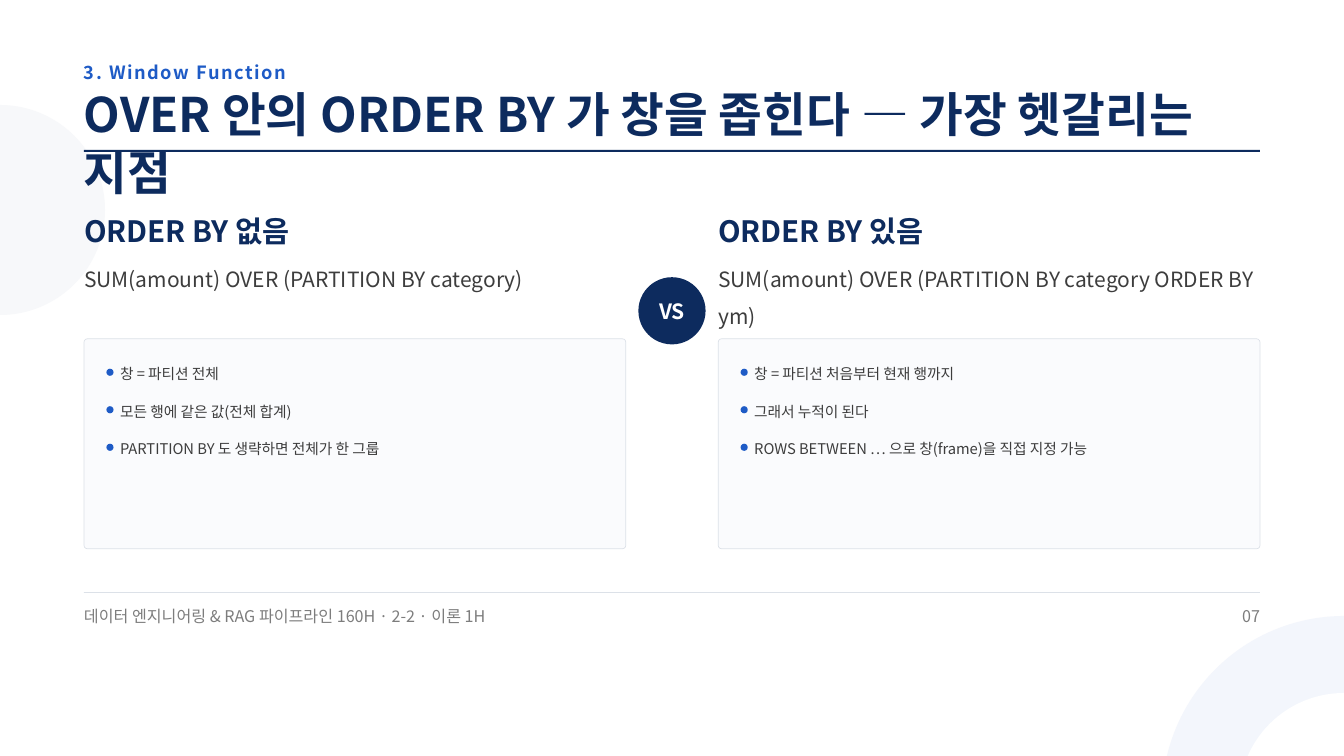
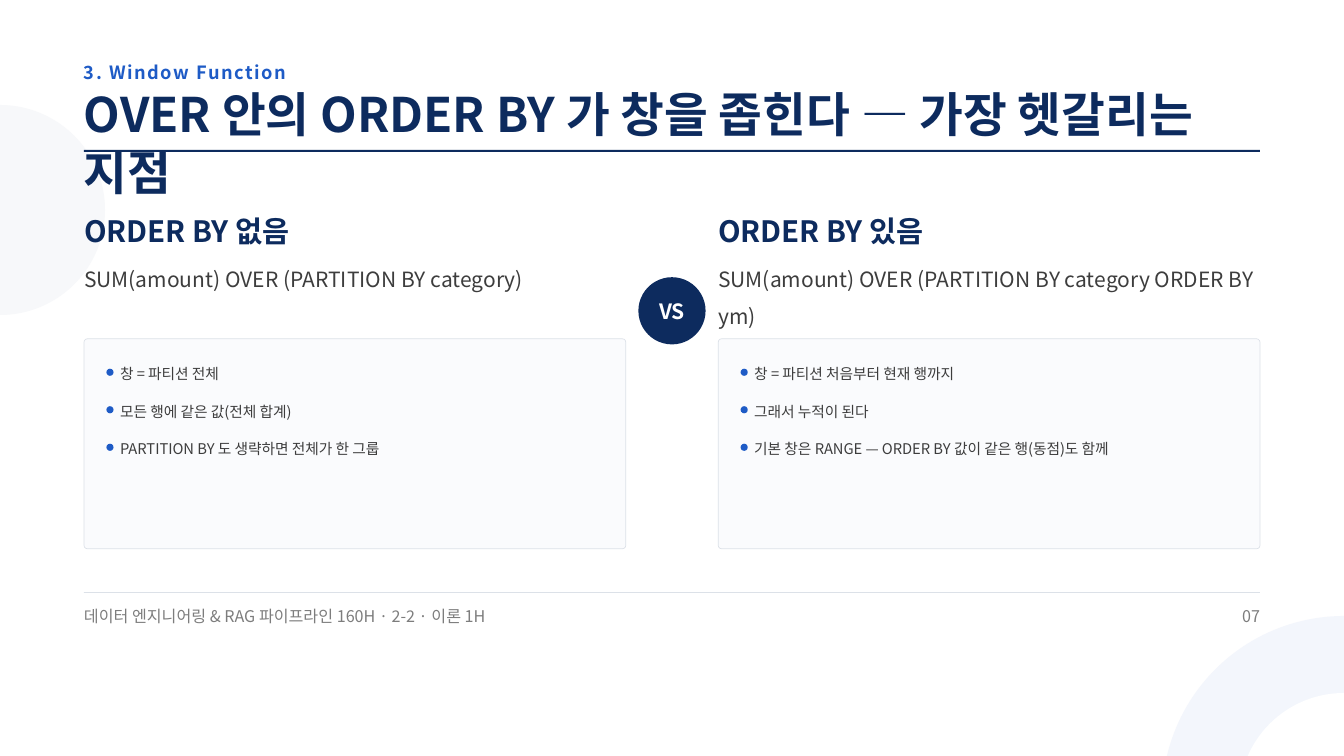
Before and after one commit to aebonlee/materials, a slide deck: slide 7 of data-eng/decks/w2d2s1.pptx. Drawn at 1344x756 pixels with LibreOffice and Linux fonts; fonts in the diff are those of the drawing. Boxes give left, top, right and bottom in pixels: in the first picture for what was removed or moved away, otherwise in the second. Text is boxed around its words. In the diff, an @@ line names an element or a change of style, - is before the commit and + after.

```diff
--- a/data-eng/decks/w2d2s1.pptx
+++ b/data-eng/decks/w2d2s1.pptx
@@ text at (754, 441, 1109, 457): text changed @@
-ROWS BETWEEN … 으로 창(frame)을 직접 지정 가능
+기본 창은 RANGE — ORDER BY 값이 같은 행(동점)도 함께
```
Also in this commit, not shown: 2 other slides changed, 34 other files.
